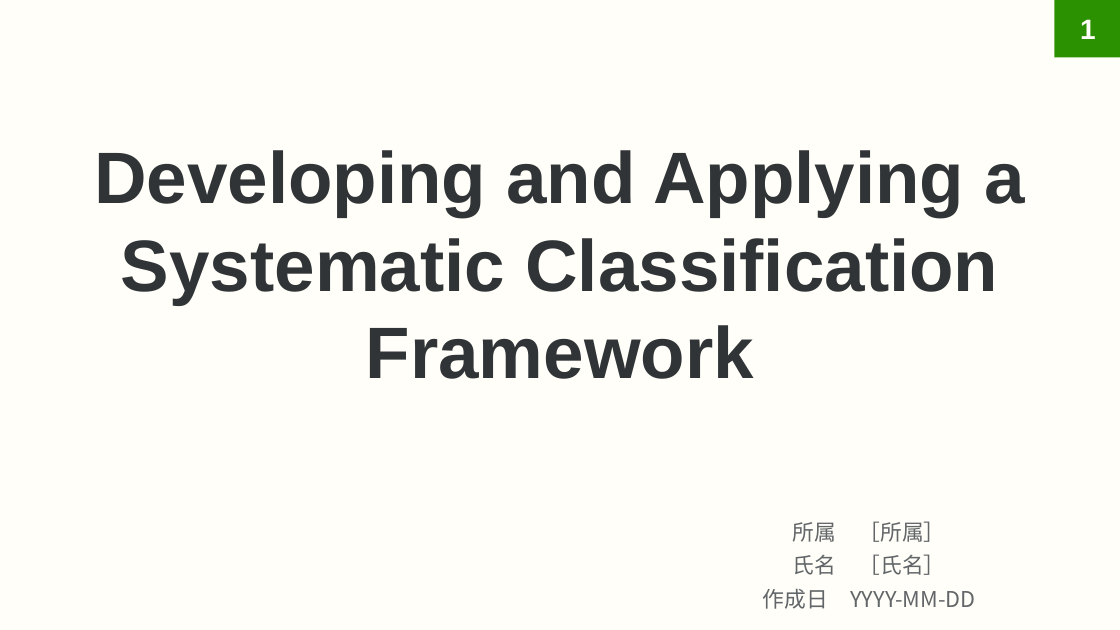
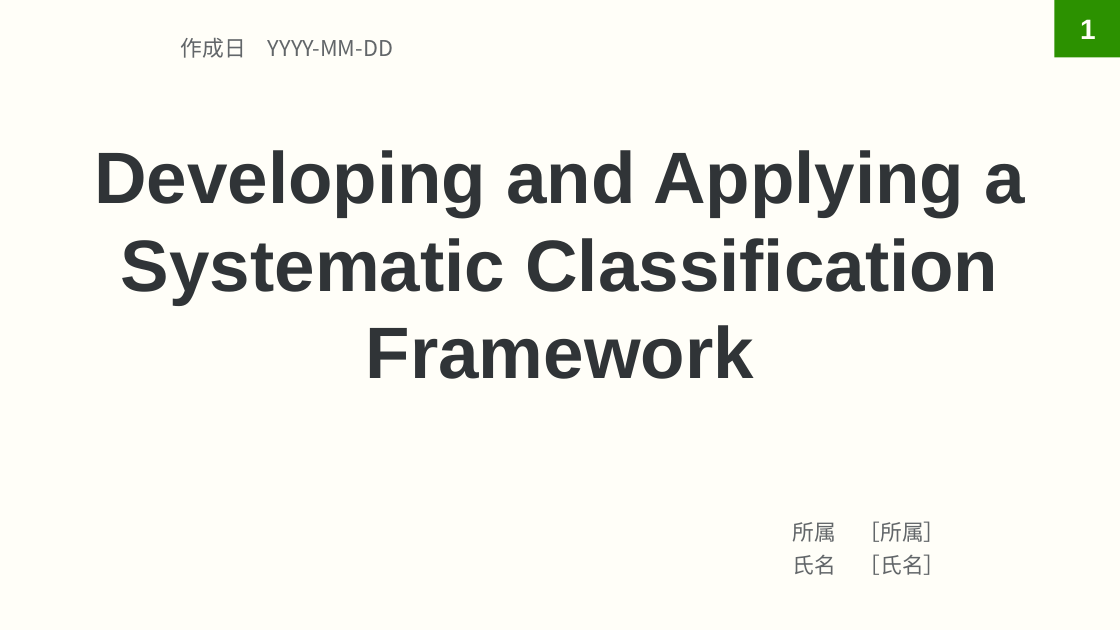
Before and after one commit to sasakiy84/datasets-in-10-minutes, a slide deck: slide 1 of .agents/skills/master-guided-slides/SlideMaster.pptx. Drawn at 1120x630 pixels with LibreOffice and Linux fonts; fonts in the diff are those of the drawing. Boxes give left, top, right and bottom in pixels: in the first picture for what was removed or moved away, otherwise in the second. Text is boxed around its words. In the diff, an @@ line names an element or a change of style, - is before the commit and + after.

Commit message:
Generalize bilingual slide skill and add datasets in 10 minutes decks

```diff
--- a/.agents/skills/master-guided-slides/SlideMaster.pptx
+++ b/.agents/skills/master-guided-slides/SlideMaster.pptx
@@ text "作成日 YYYY-MM-DD": place and size @@
-text "作成日 YYYY-MM-DD" at (763,588,975,609)
+text "作成日 YYYY-MM-DD" at (181,37,393,58)
```
Also in this commit, not shown: 8 other files.
